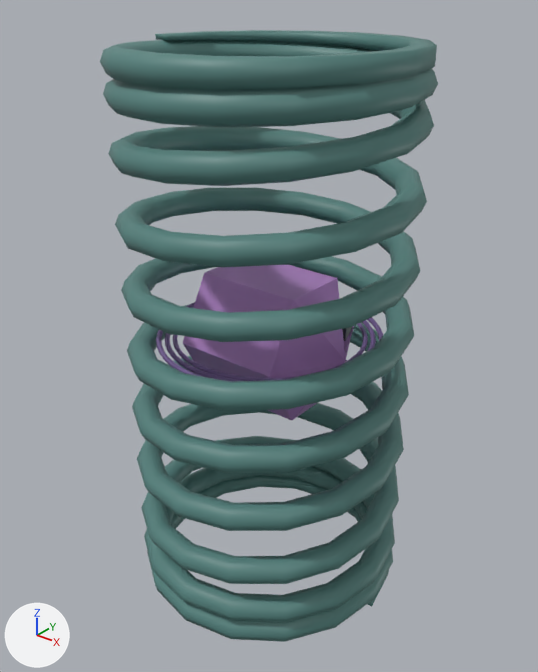
The Blender file Assets/Models/springEdit.blend, before and after one commit.
Rendered twice from a 50 mm camera at (1.52, -1.91, 2.18) aimed at (0.0, 0.0, 0.99). Arrows for +X, +Y and +Z are at lower left; the lights stay in place.

The first picture shows 'Capsule', 'InnerRing', 'MiddleRing', 'OuterRing', 'Spring Mesh'.
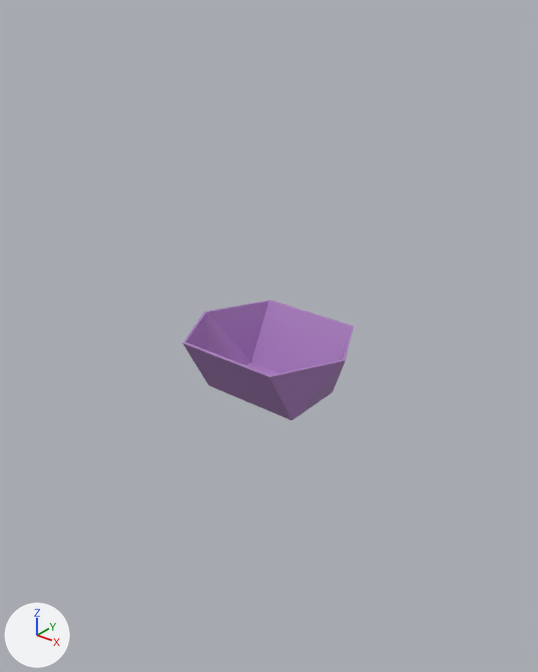
What the commit changed:
me_cylinder is used by ob_capsule; location (0.0, 0.0, 1.0); scale (0.8, 0.8, 0.8).
me_cylinder had 58 vertices, 50 faces and spanned x -0.408..0.408, y -0.314..0.314, z -0.286..0.286.
me_cylinder no longer uses material mat_material (grey #6b7573).
me_cylinder now has 24 vertices, 36 faces and spans x -0.408..0.408, y -0.314..0.314, z -0.286..0.286.
me_cylinder part 1: 6 faces spanning x -0.408..0.408, y -0.314..0.157, z 0.0..0.286 switch from mat_capsule (purple #b284c7) to mat_window (white #e7e7e7).
Object 'Spring Mesh' (ob_spring_mesh) is now hidden.
Object 'InnerRing' (ob_innerring) is now hidden.
Object 'MiddleRing' (ob_middlering) is now hidden.
Object 'OuterRing' (ob_outerring) is now hidden.

Changed parts and their boxes [x1, y1, x2, y2] in the pictures (538 x 672 px):
'Spring Mesh', hidden
    before: [100, 30, 438, 642]
'InnerRing', hidden (purple)
    before: [173, 323, 368, 381]
'MiddleRing', hidden (purple)
    before: [165, 307, 376, 381]
'OuterRing', hidden (purple)
    before: [156, 302, 383, 377]
part 1 of me_cylinder, recoloured
    both: [183, 265, 345, 377]
